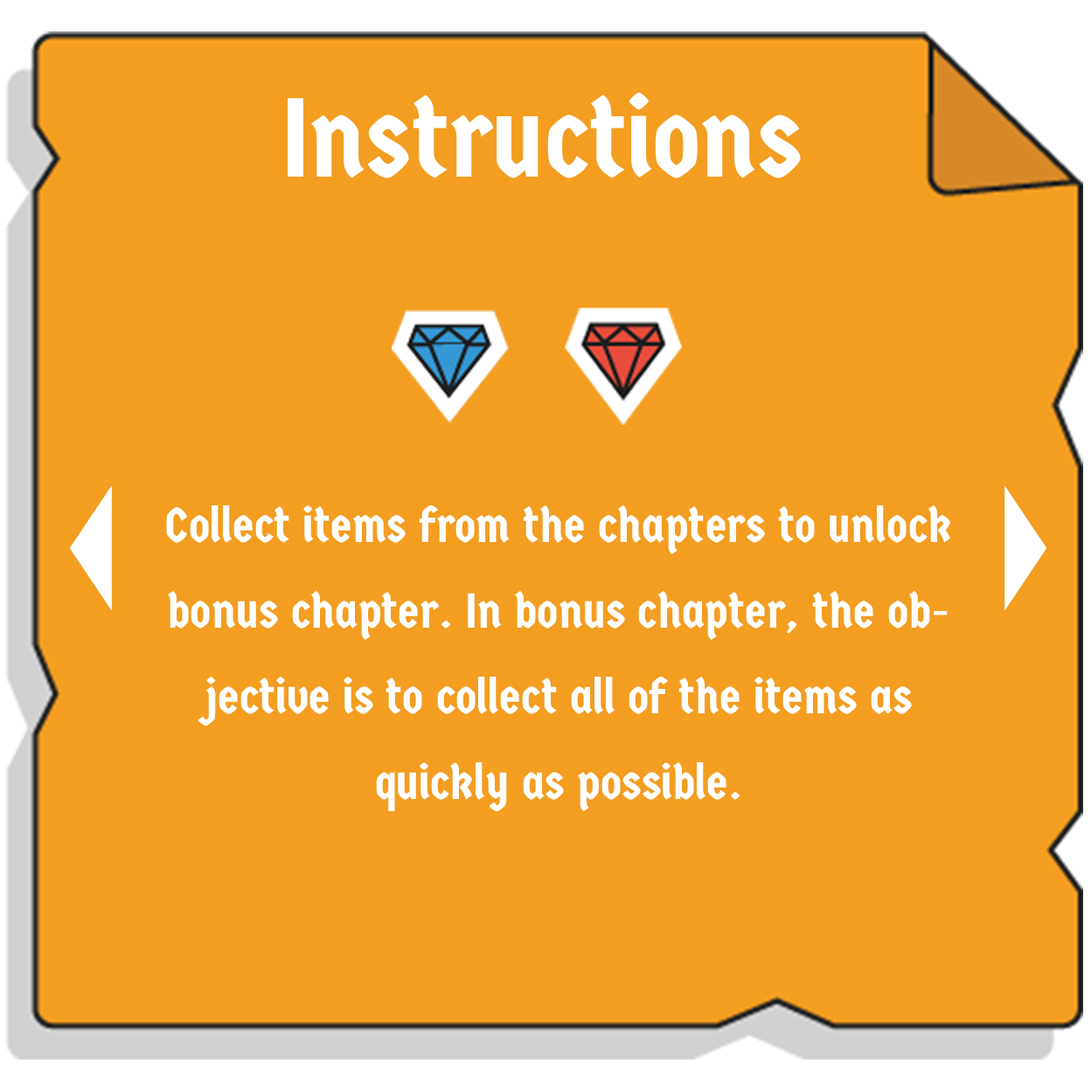
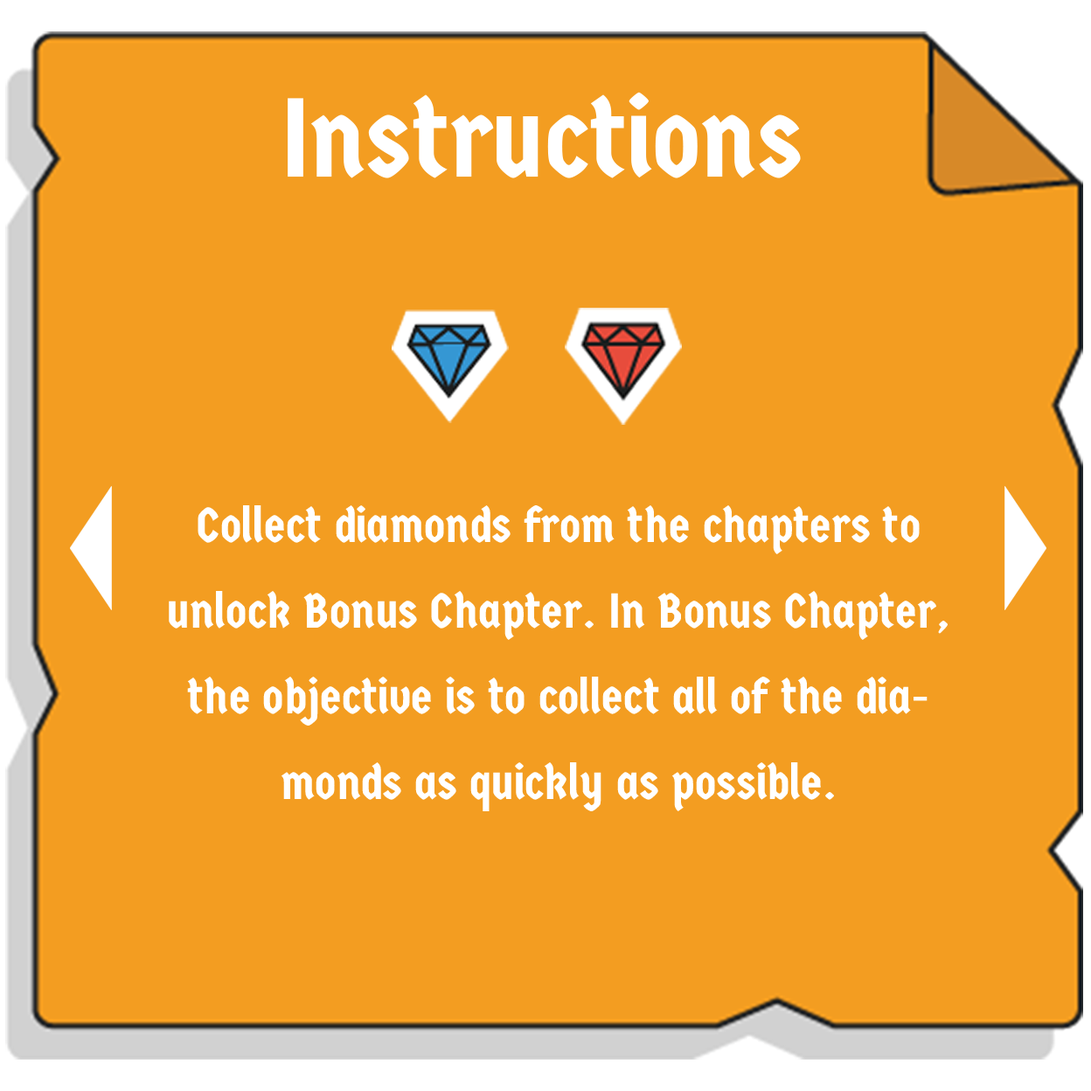
Layered file, before and after one edit (1091×1091). Changes by layer:
renamed "Collect items from the chapters to unlock bonus chapter. In bon" to "Collect diamonds from the chapters to unlock Bonus Chapter. In", painted on it over [166, 505, 951, 812]
